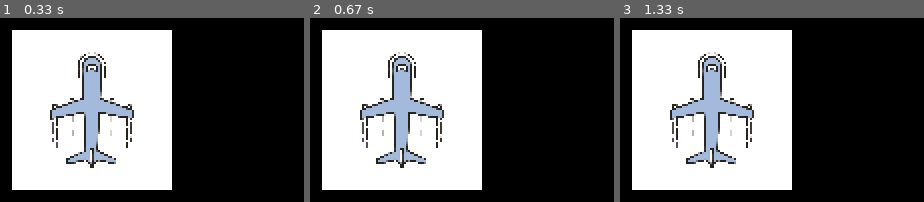
Above: before the commit, frames 1-3 (left to right).
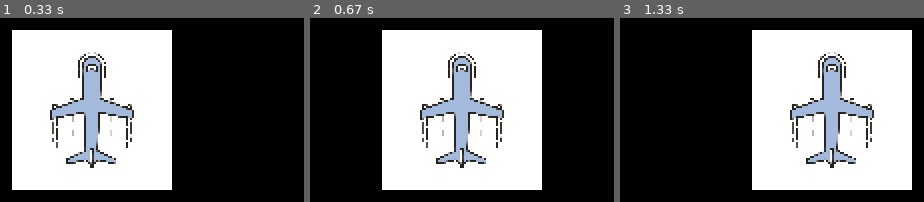
Above: after the commit, the same moments.

Repository: gykim93/KOR_IT_P_25_12
Game: pygame game, started from pygame/pygame_ex.py
The game is run twice, just before and just after one commit, with the same random seed, the same clock (stepped at 60 frames per second) and the same inputs.
Inputs:
- Up to frame 1 (0.33 s): no input
- Up to frame 2 (0.67 s): hold Right from 0.33 s (still down)
- Up to frame 3 (1.33 s): release Right at 0.8 s; hold Right 0.83-1.3 s

Frame 1 is identical in both runs. In frame 2, 44% of the frame differs, in the area x 3-77%, y 6-94%; in frame 3, 69%, in the area x 3-97%, y 6-94%.

Commit message:
방항키 좌,우측키를 눌렀을 때 hero 이미지가 움직이게끔

Diff:
--- a/pygame/pygame_ex.py
+++ b/pygame/pygame_ex.py
@@ -31,7 +31,7 @@
 hero.change_size(80, 80)
 hero.x = round(size[0] / 2) - round(hero.width / 2)
 hero.y = size[1] - hero.height - 100
-
+hero.move = 30
 k = 0
 # 4.이벤트
 system_exit = 0
@@ -41,6 +41,11 @@
     for event in pygame.event.get():
         if event.type == pygame.QUIT:
             system_exit = 1
+        if event.type == pygame.KEYDOWN: # 키가 눌렸을 때
+            if event.key == pygame.K_LEFT: # 방향키 왼쪽
+                hero.x -= hero.move
+            if event.key == pygame.K_RIGHT: # 방향키 오른쪽
+                hero.x += hero.move
     # 변화(입력에 따른 변화, 시간에 따른 변화)
     k += 1
 
